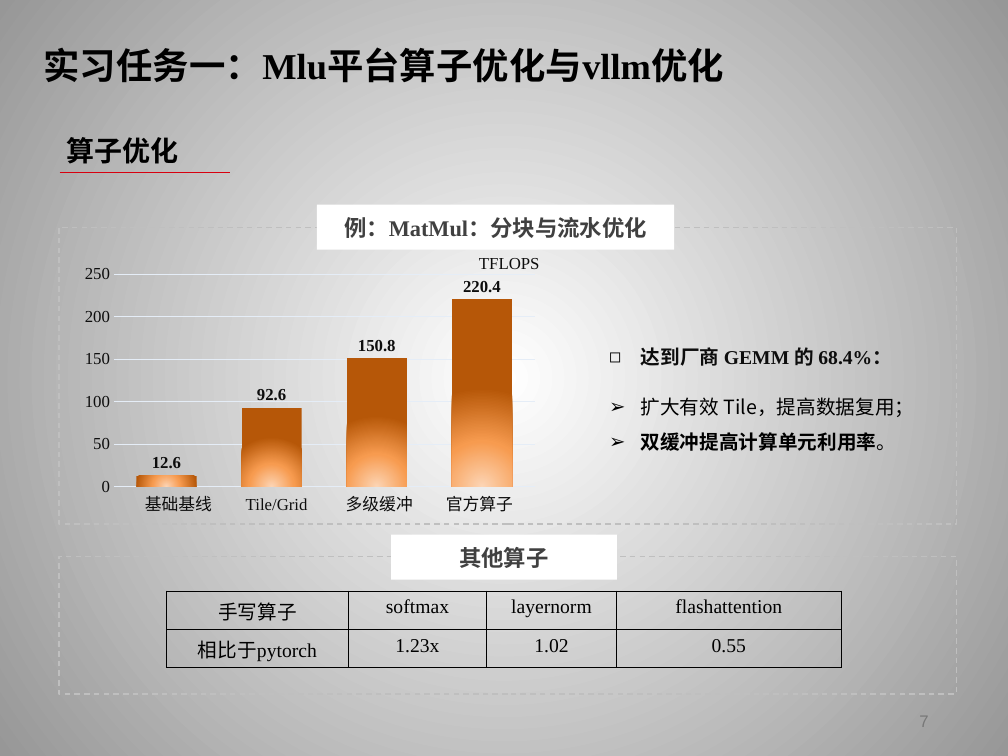
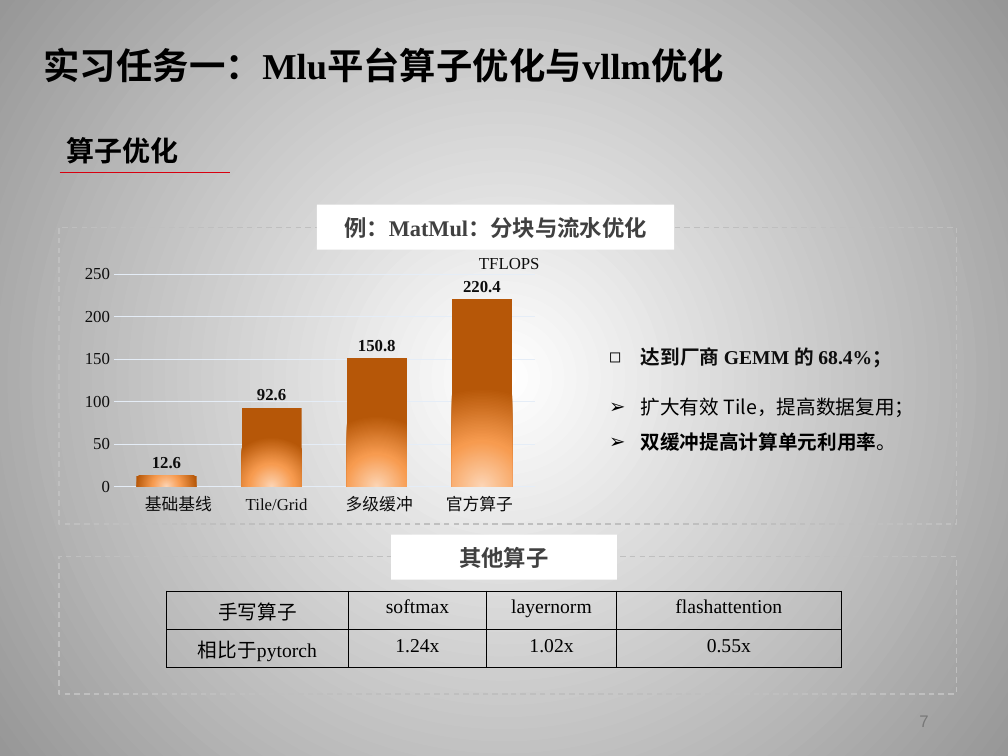
Before and after one commit to huohuomiao/ScriptWhisper, a slide deck: slide 7 of 霍子昂实习总结.pptx. Drawn at 1008x756 pixels with LibreOffice and Linux fonts; fonts in the diff are those of the drawing; background and template pictures are left out. Boxes give left, top, right and bottom in pixels: in the first picture for what was removed or moved away, otherwise in the second. Text is boxed around its words. In the diff, an @@ line names an element or a change of style, - is before the commit and + after.

```diff
--- a/霍子昂实习总结.pptx
+++ b/霍子昂实习总结.pptx
@@ text at bbox=[641, 347, 892, 368]: text changed @@
-◻ 达到厂商 GEMM 的 68.4%：
+◻ 达到厂商 GEMM 的 68.4%；
@@ table at bbox=[166, 591, 841, 667] @@
-row 2: 相比于pytorch | 1.23x | 1.02 | 0.55
+row 2: 相比于pytorch | 1.24x | 1.02x | 0.55x
```
Also in this commit, not shown: 23 other slides changed, 2 slides added, 2 slides removed.
